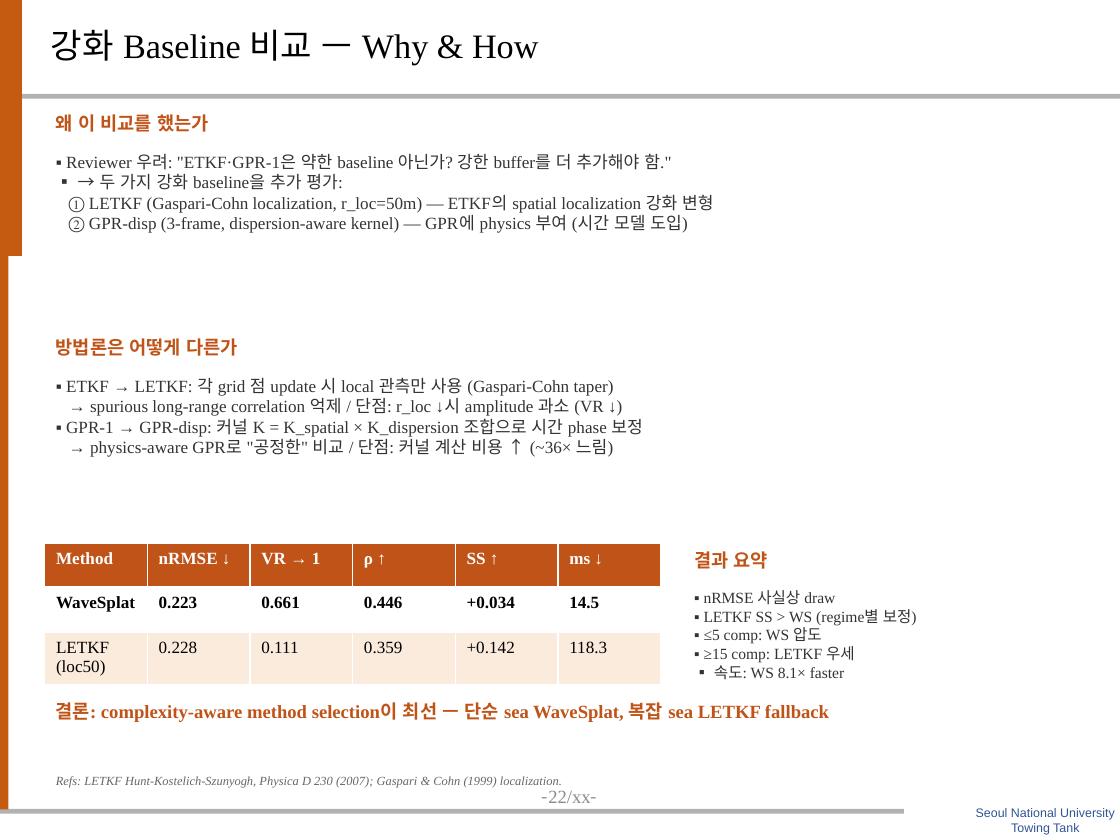
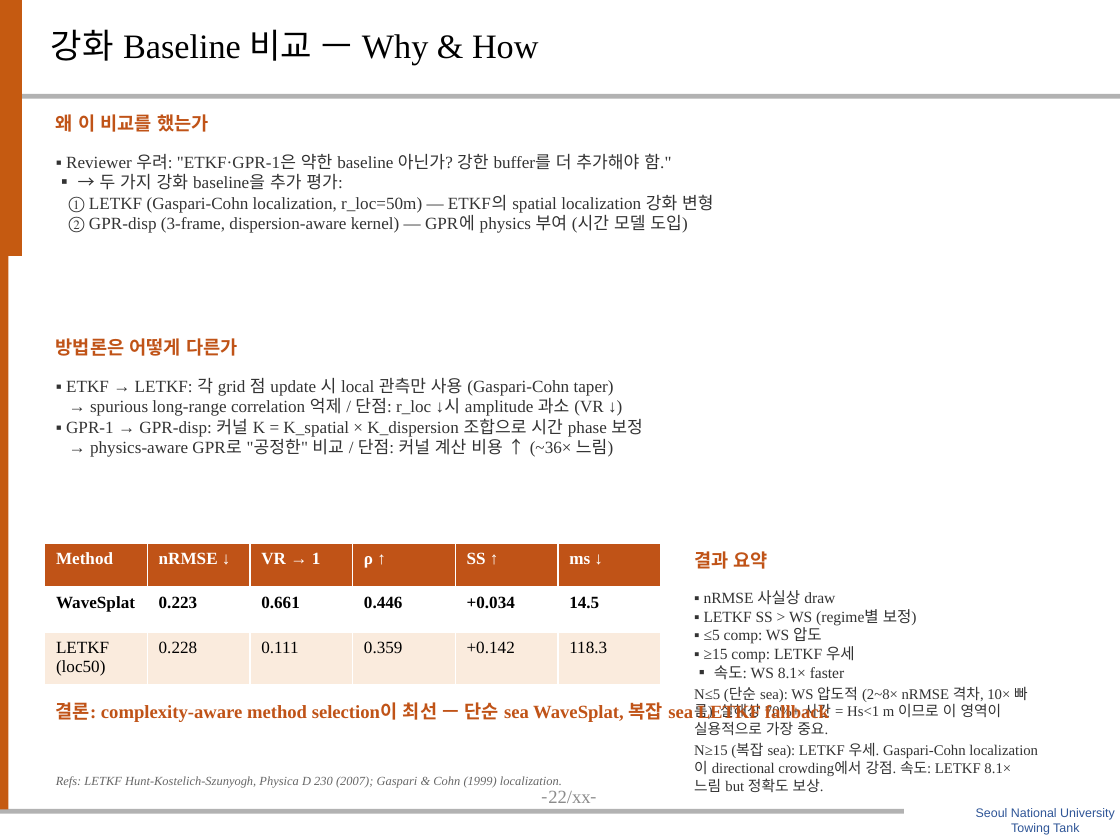
Before and after one commit to SAEYONGPARK94/wavesplat, a slide deck: slide 23 of wavesplat/docs/labmeeting_wavesplat.pptx. Drawn at 1120x840 pixels with LibreOffice and Linux fonts; fonts in the diff are those of the drawing; background and template pictures are left out. Boxes give left, top, right and bottom in pixels: in the first picture for what was removed or moved away, otherwise in the second. Text is boxed around its words. In the diff, an @@ line names an element or a change of style, - is before the commit and + after.

```diff
--- a/wavesplat/docs/labmeeting_wavesplat.pptx
+++ b/wavesplat/docs/labmeeting_wavesplat.pptx
@@ text at <box>694,686,1028,792</box>: paragraphs added @@
+N≤5 (단순 sea): WS 압도적 (2~8× nRMSE 격차, 10× 빠름). 실해상 70%+ 시간 = Hs<1 m 이므로 이 영역이 실용적으로 가장 중요.
+N≥15 (복잡 sea): LETKF 우세. Gaspari-Cohn localization이 directional crowding에서 강점. 속도: LETKF 8.1× 느림 but 정확도 보상.
```
Also in this commit, not shown: 7 other slides changed, 1 slide added, 1 slide removed.
